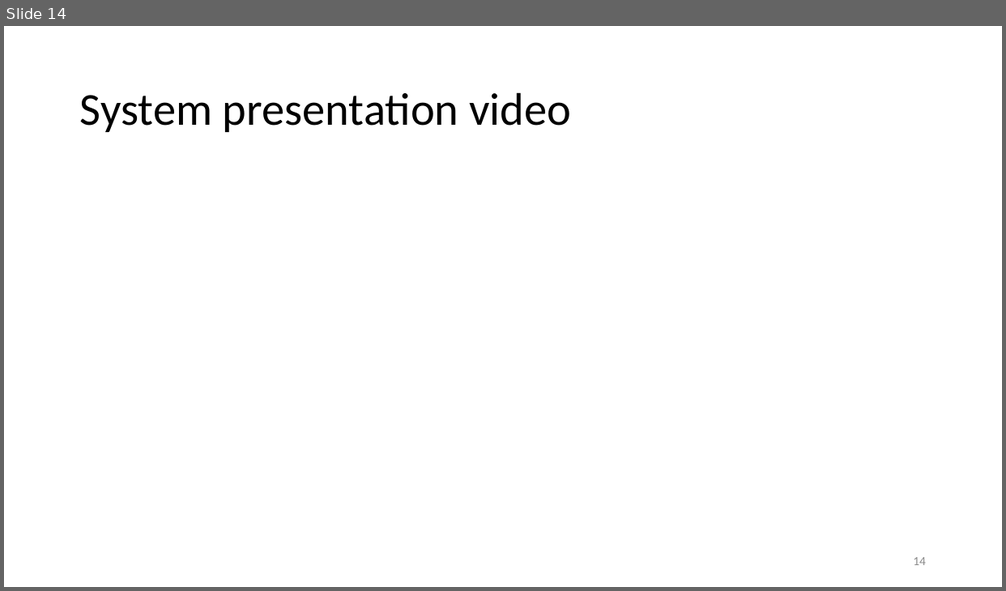
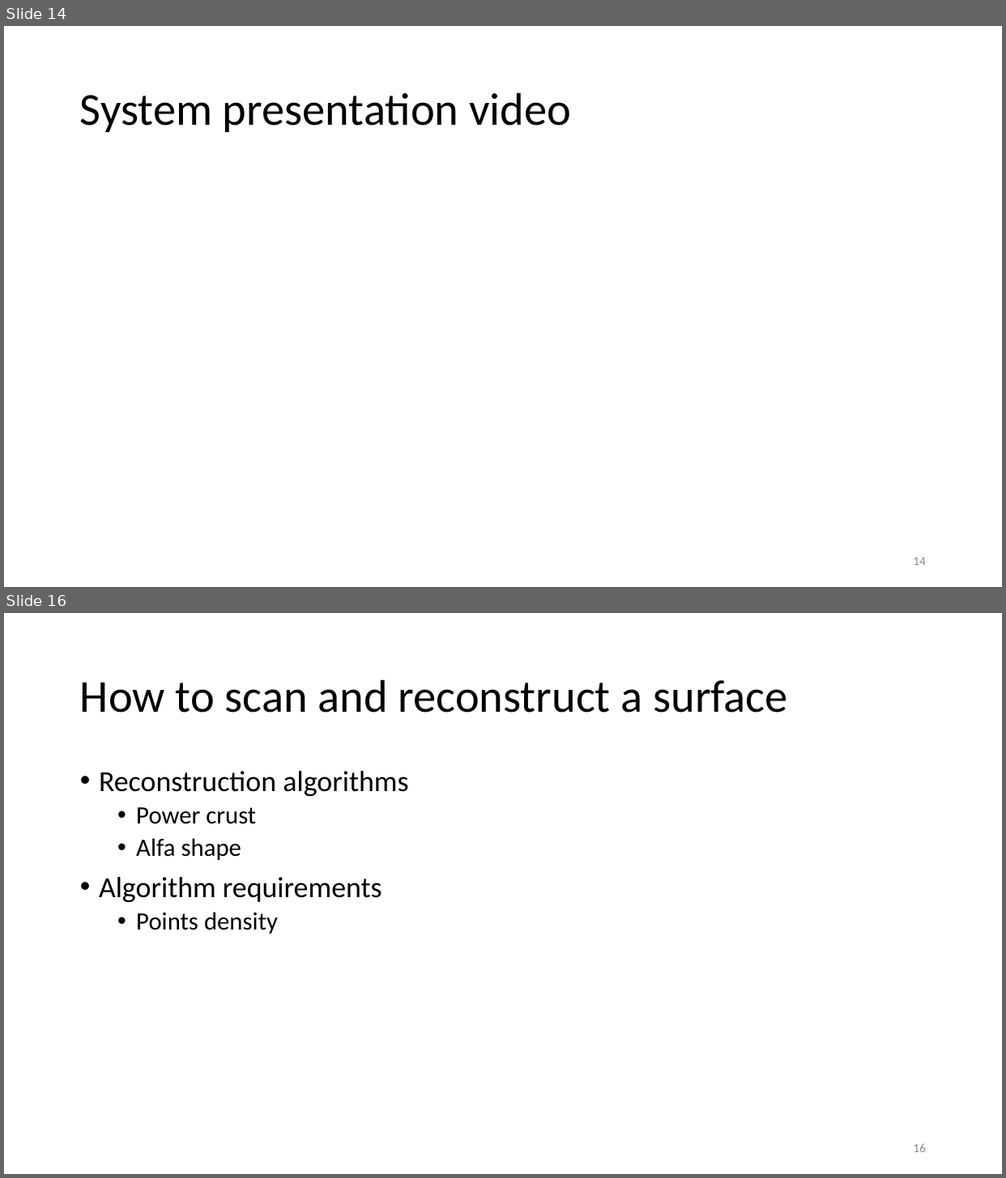
Before and after one commit to MDU-C2/MicroTomography, a slide deck: Precise Positioning and Scanning for Microwave Imaging.pptx. Shown one above the other, each under a label of ours: slide 14 before the commit, slides 14 and 16 after it; the slides between them are not shown. The pictures are 1006x591 and 1006x1178 pixels, drawn with LibreOffice and Linux fonts; fonts in the diff are those of the drawing. Boxes give left, top, right and bottom in pixels: in the first picture for what was removed or moved away, otherwise in the second. Text is boxed around its words. In the diff, an @@ line names an element or a change of style, - is before the commit and + after.

```diff
--- a/Precise Positioning and Scanning for Microwave Imaging.pptx
+++ b/Precise Positioning and Scanning for Microwave Imaging.pptx
@@ slide 16 added at box(4, 613, 1002, 1174), background #FFFFFF @@
@@ title added at box(80, 679, 787, 713), 44 pt, text #000000 @@
+How to scan and reconstruct a surface
@@ text added at box(99, 771, 408, 934), 28 pt, text #000000 @@
+• Reconstruction algorithms
+  • Power crust
+  • Alfa shape
+• Algorithm requirements
+  • Points density
@@ page number added at box(913, 1144, 926, 1152), 12 pt, text #8C8C8C @@
+16
```
Also in this commit, not shown: 1 slide changed, 5 other slides added, 1 slide removed, 1 other file.
